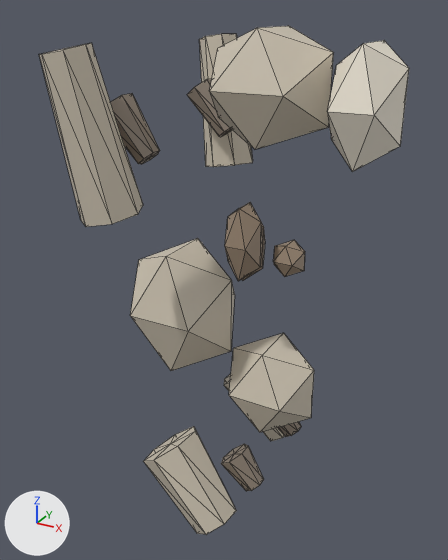
The glTF model public/studio/v2.15.0/d_sloth/model.glb as it was, and as the next commit left it.
Before and after are seen from a 50 mm lens placed at (3.25, -5.03, 4.46), pointed at (0.53, -0.09, 1.99). The axes (+X, +Y, +Z) are drawn at lower left. The lights are the same throughout. The picture after the commit comes second. Mesh edges are drawn as thin lines. Where no turn or scale is listed for an object, it has been applied to the vertices.

The older version as bpy lines, for what is in view:
```python
ob_part1 = bpy.data.objects.new('part1', me_geometry_1)
ob_part1.location = (0.0, 0.0, 0.0)
ob_part2 = bpy.data.objects.new('part2', me_geometry_2)
ob_part2.location = (0.0, 0.0, 0.0)
ob_part3 = bpy.data.objects.new('part3', me_geometry_3)
ob_part3.location = (0.0, 0.0, 0.0)
ob_part4 = bpy.data.objects.new('part4', me_geometry_4)
ob_part4.location = (0.0, 0.0, 0.0)
ob_part5 = bpy.data.objects.new('part5', me_geometry_5)
ob_part5.location = (0.0, 0.0, 0.0)
ob_part6 = bpy.data.objects.new('part6', me_geometry_6)
ob_part6.location = (0.0, 0.0, 0.0)
ob_part7 = bpy.data.objects.new('part7', me_geometry_7)
ob_part7.location = (0.0, 0.0, 0.0)
ob_part8 = bpy.data.objects.new('part8', me_geometry_8)
ob_part8.location = (0.0, 0.0, 0.0)
ob_part9 = bpy.data.objects.new('part9', me_geometry_9)
ob_part9.location = (0.0, 0.0, 0.0)
# also in view: 'part14' at (0.97, -0.5, 0.14); 'part10' at (-0.05, -0.7, 3.5); 'part0' at (0.0, 0.0, 1.55); 'part13' at (0.56, -0.82, 0.06)
```
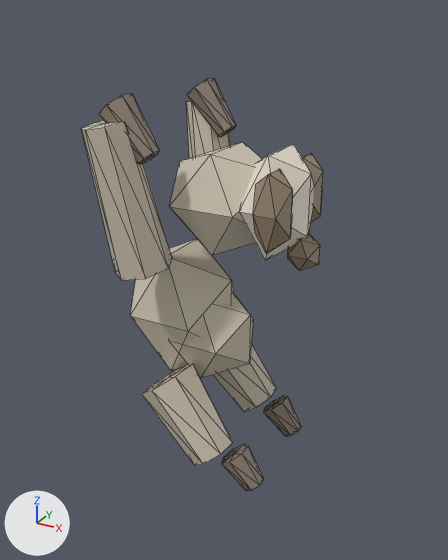
The change, as a list of edits to the scene's bpy script:
```text
Change me_geometry_1:
    remove me_geometry_1.from_pydata(...)  # 12 vertices, 20 faces; spans x 0.597..1.499, y -0.417..0.417, z 0.444..1.362
    add me_geometry_1.from_pydata(...)  # 12 vertices, 20 faces; spans x -0.111..0.791, y -0.417..0.417, z 0.881..1.799
    me_geometry_1 part 1: the whole mesh is moved by (-0.708, 0.0, 0.437)
Change me_geometry_2:
    remove me_geometry_2.from_pydata(...)  # 12 vertices, 20 faces; spans x 0.424..1.479, y -0.502..0.502, z 3.36..4.313
    add me_geometry_2.from_pydata(...)  # 12 vertices, 20 faces; spans x -0.007..1.047, y -0.502..0.502, z 2.324..3.276
    me_geometry_2 part 2: the whole mesh is moved by (-0.431, 0.0, -1.037)
Change me_geometry_3:
    remove me_geometry_3.from_pydata(...)  # 12 vertices, 20 faces; spans x 1.51..2.089, y -0.451..0.451, z 3.263..4.216
    add me_geometry_3.from_pydata(...)  # 12 vertices, 20 faces; spans x 0.771..1.349, y -0.451..0.451, z 2.364..3.316
    me_geometry_3 part 3: the whole mesh is moved by (-0.739, 0.0, -0.9)
Change me_geometry_4:
    remove me_geometry_4.from_pydata(...)  # 12 vertices, 20 faces; spans x 0.477..0.817, y 0.022..0.379, z 1.932..2.629
    add me_geometry_4.from_pydata(...)  # 12 vertices, 20 faces; spans x 0.99..1.33, y 0.181..0.539, z 2.511..3.209
    me_geometry_4 part 4: the whole mesh is moved by (0.513, 0.159, 0.579)
Change me_geometry_5:
    remove me_geometry_5.from_pydata(...)  # 12 vertices, 20 faces; spans x 0.666..1.006, y -0.438..-0.081, z 2.145..2.843
    add me_geometry_5.from_pydata(...)  # 12 vertices, 20 faces; spans x 0.99..1.33, y -0.539..-0.181, z 2.511..3.209
    me_geometry_5 part 5: the whole mesh is moved by (0.324, -0.101, 0.366)
Change me_geometry_6:
    remove me_geometry_6.from_pydata(...)  # 12 vertices, 20 faces; spans x 1.027..1.333, y -0.153..0.153, z 2.157..2.463
    add me_geometry_6.from_pydata(...)  # 12 vertices, 20 faces; spans x 1.167..1.473, y -0.153..0.153, z 2.247..2.553
    me_geometry_6 part 6: the whole mesh is moved by (0.14, 0.0, 0.09)
Change me_geometry_7:
    remove me_geometry_7.from_pydata(...)  # 16 vertices, 28 faces; spans x -0.425..0.258, y 0.786..1.402, z 2.794..4.207
    add me_geometry_7.from_pydata(...)  # 16 vertices, 28 faces; spans x -0.387..0.296, y 0.428..1.043, z 2.186..3.598
    me_geometry_7 part 7: the whole mesh is moved by (0.038, -0.359, -0.608)
Change me_geometry_9:
    remove me_geometry_9.from_pydata(...)  # 16 vertices, 28 faces; spans x -0.425..0.258, y -1.402..-0.786, z 2.794..4.207
    add me_geometry_9.from_pydata(...)  # 16 vertices, 28 faces; spans x -0.387..0.296, y -1.043..-0.428, z 2.186..3.598
    me_geometry_9 part 8: the whole mesh is moved by (0.038, 0.359, -0.608)
Change me_geometry_11:
    remove me_geometry_11.from_pydata(...)  # 16 vertices, 28 faces; spans x 0.063..1.051, y 0.51..1.128, z -0.458..0.585
    add me_geometry_11.from_pydata(...)  # 16 vertices, 28 faces; spans x -0.148..0.841, y 0.2..0.818, z 0.092..1.135
    me_geometry_11 part 9: the whole mesh is moved by (-0.211, -0.31, 0.55)
Change me_geometry_13:
    remove me_geometry_13.from_pydata(...)  # 16 vertices, 28 faces; spans x 0.063..1.051, y -1.128..-0.51, z -0.458..0.585
    add me_geometry_13.from_pydata(...)  # 16 vertices, 28 faces; spans x -0.148..0.841, y -0.818..-0.2, z 0.092..1.135
    me_geometry_13 part 10: the whole mesh is moved by (-0.211, 0.31, 0.55)
```

Location of each change, (x1, y1, x2, y2) in pixels of the pictures (448 x 560 px):
'part2', moved
    before: (210, 26, 334, 149)
    after: (169, 142, 262, 255)
'part9', moved
    before: (39, 43, 143, 227)
    after: (81, 121, 172, 280)
'part3', moved
    before: (327, 40, 409, 172)
    after: (239, 144, 314, 260)
'part1', moved
    before: (229, 333, 314, 432)
    after: (181, 293, 253, 378)
'part13', moved
    before: (143, 426, 236, 534)
    after: (142, 363, 233, 465)
'part5', moved
    before: (225, 203, 263, 281)
    after: (253, 169, 293, 254)
'part7', moved
    before: (199, 34, 253, 167)
    after: (186, 101, 230, 158)
'part11', moved
    before: (224, 374, 285, 441)
    after: (213, 344, 276, 412)
'part6', moved
    before: (273, 240, 305, 277)
    after: (288, 233, 320, 271)
'part4', moved
    before: (242, 225, 265, 281)
    after: (302, 153, 323, 222)
